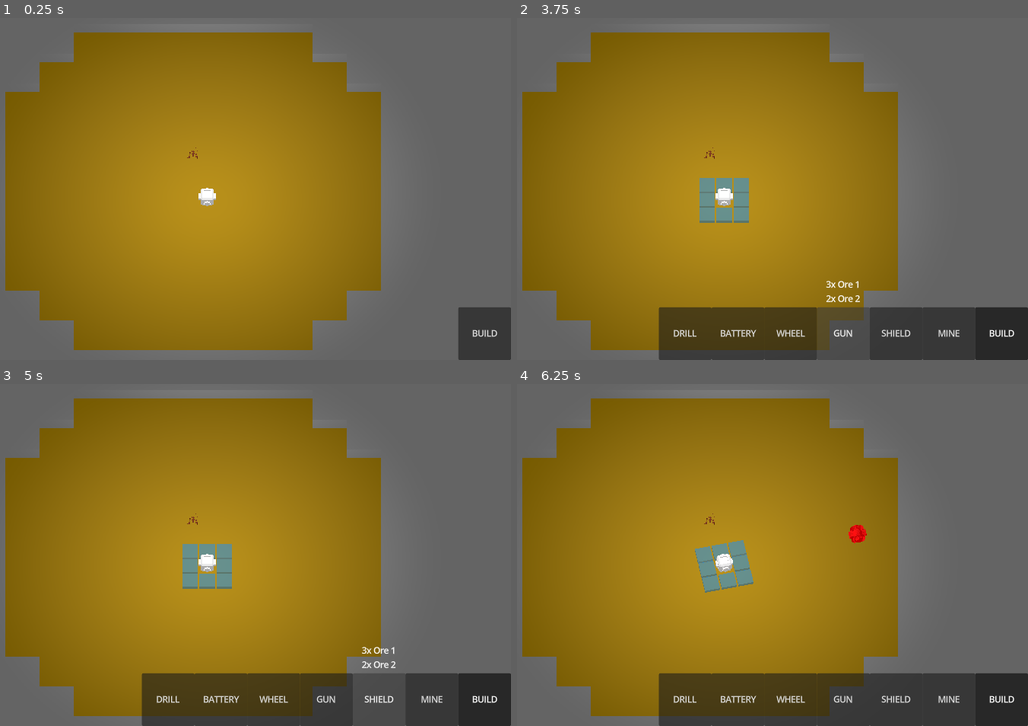
Above: before the commit, frames 1-4 (two rows, left to right).
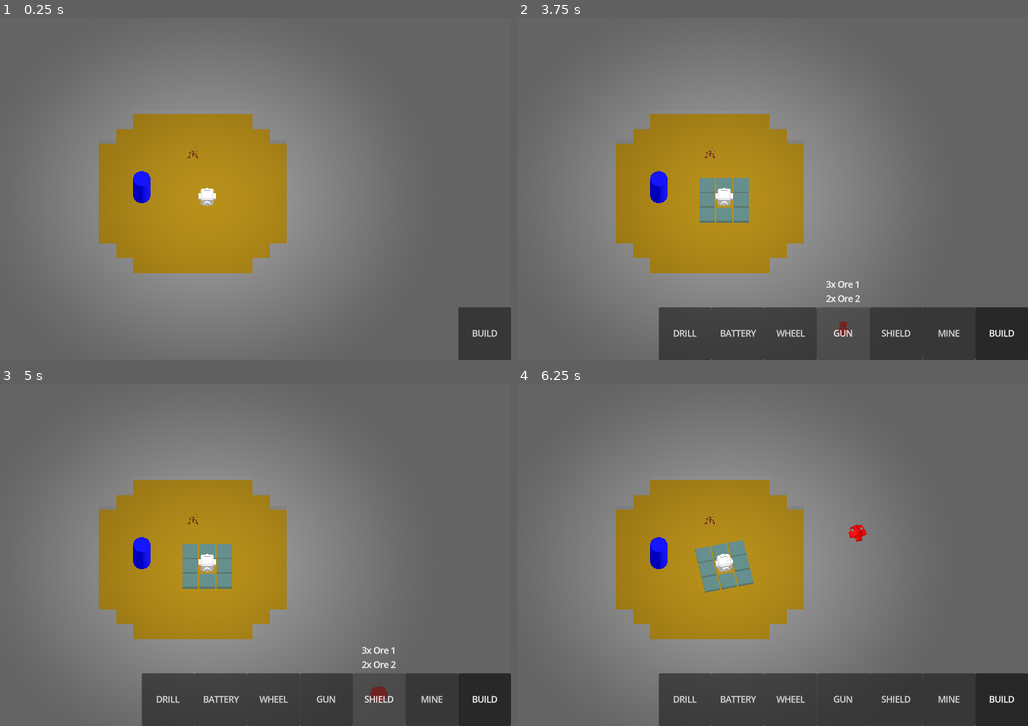
Above: after the commit, the same moments.

Repository: HedgeLizards/major
Game: Godot game, scene res://scenes/world.tscn
Same seed, same stepped clock (60 frames per second), same inputs: the game is played once before the commit and once after it. This scene is started directly instead of the project's main scene.
Inputs (mouse positions are in pixels of both pictures, inside the frame that each line leads up to):
- Up to frame 1 (0.25 s): no input
- Up to frame 2 (3.75 s): click "BUILD" at 0.5 s; click "DRILL" at 1.25 s; click "BATTERY" at 2 s; click "WHEEL" at 2.75 s; click "GUN" at 3.5 s
- Up to frame 3 (5 s): click "SHIELD" at 4.25 s
- Up to frame 4 (6.25 s): click "MINE" at 5 s; tap Enter at 5.75 s; move the mouse to (859, 537) at 5.77 s; hold D (right) from 5.78 s (still down); click (859, 537) at 5.92 s

The runs differ from the first frame. In frame 1, 46% of the frame differs, in the area x 1-75%, y 4-98%; in frame 2, 46%; in frame 3, 46%; in frame 4, 46%.
Error in both runs: Attempt to call function 'dig' in base 'null instance' on a null instance. (res://code/Vehicle.gd:179)

Commit message:
Added BGM
(Replaced music)

Diff:
--- /dev/null
+++ b/code/music.gd
@@ -0,0 +1,34 @@
+extends Node3D
+
+const MAIN = "Main";
+const COMBAT = "Combat";
+
+var tracks = [MAIN, COMBAT];
+var current_track = MAIN;
+var tween;
+
+func _ready():
+	for track in tracks:
+		AudioServer.set_bus_volume_db(AudioServer.get_bus_index(track), 0 if track == current_track else -50)
+
+func crossfade_buses(to_bus_name, duration, mute_atmosphere):
+	if to_bus_name == current_track:
+		return;
+
+	current_track = to_bus_name
+
+	var fadeout_duration = duration * AudioServer.get_bus_volume_db(AudioServer.get_bus_index(current_track)) / -50
+	var fadein_duration = fadeout_duration / 40
+
+	if tween != null:
+		tween.kill()
+
+	tween = create_tween().set_parallel()
+
+	for track in tracks:
+		var index = AudioServer.get_bus_index(track)
+
+		if track == current_track:
+			tween.tween_method(func(value): AudioServer.set_bus_volume_db(index, value), AudioServer.get_bus_volume_db(index), 0, fadein_duration)
+		else:
+			tween.tween_method(func(value): AudioServer.set_bus_volume_db(index, value), AudioServer.get_bus_volume_db(index), 0, fadein_duration)
--- /dev/null
+++ b/default_bus_layout.tres
@@ -0,0 +1,15 @@
+[gd_resource type="AudioBusLayout" format=3 uid="uid://dibd2ftar6osm"]
+
+[resource]
+bus/1/name = &"Main"
+bus/1/solo = false
+bus/1/mute = false
+bus/1/bypass_fx = false
+bus/1/volume_db = 0.0
+bus/1/send = &"Master"
+bus/2/name = &"Combat"
+bus/2/solo = false
+bus/2/mute = false
+bus/2/bypass_fx = false
+bus/2/volume_db = 0.0
+bus/2/send = &"Master"
--- /dev/null
+++ b/scenes/bgm.tscn
@@ -0,0 +1,18 @@
+[gd_scene load_steps=4 format=3 uid="uid://byo5lsrymng5k"]
+
+[ext_resource type="Script" path="res://code/music.gd" id="1_eswjt"]
+[ext_resource type="AudioStream" uid="uid://cp7da3upg5exw" path="res://audio/MUS_MAIN.ogg" id="2_k6ji5"]
+[ext_resource type="AudioStream" uid="uid://da2f0n8xle5dh" path="res://audio/MUS_COMBAT.ogg" id="3_p5ol0"]
+
+[node name="BGM" type="Node3D"]
+script = ExtResource("1_eswjt")
+
+[node name="MAIN" type="AudioStreamPlayer" parent="."]
+stream = ExtResource("2_k6ji5")
+autoplay = true
+bus = &"Main"
+
+[node name="COMBAT" type="AudioStreamPlayer" parent="."]
+stream = ExtResource("3_p5ol0")
+autoplay = true
+bus = &"Combat"
--- a/scenes/music.tscn
+++ b/scenes/music.tscn
@@ -1,6 +1,10 @@
 [gd_scene load_steps=2 format=3 uid="uid://bm0ujyi38s287"]
 
-[ext_resource type="AudioStream" uid="uid://da2f0n8xle5dh" path="res://audio/MUS_COMBAT.ogg" id="1_5ad8p"]
+[ext_resource type="Script" path="res://code/music.gd" id="1_7dvjg"]
 
-[node name="Music" type="AudioStreamPlayer"]
-stream = ExtResource("1_5ad8p")
+[node name="BGM" type="Node3D"]
+script = ExtResource("1_7dvjg")
+
+[node name="MAIN" type="AudioStreamPlayer" parent="."]
+
+[node name="COMBAT" type="AudioStreamPlayer" parent="."]
--- a/scenes/world.tscn
+++ b/scenes/world.tscn
@@ -1,10 +1,10 @@
-[gd_scene load_steps=10 format=3 uid="uid://2irnh6o5hk08"]
+[gd_scene load_steps=12 format=3 uid="uid://2irnh6o5hk08"]
 
 [ext_resource type="Script" path="res://code/world.gd" id="1_kh57m"]
 [ext_resource type="PackedScene" uid="uid://n81gfvtb48yt" path="res://scenes/build_menu.tscn" id="2_8cdw3"]
-[ext_resource type="PackedScene" uid="uid://c6eg277q0xoij" path="res://scenes/pebbles.tscn" id="3_eww8l"]
+[ext_resource type="PackedScene" path="res://scenes/pebbles.tscn" id="3_eww8l"]
 [ext_resource type="Script" path="res://code/Environment.gd" id="4_c36pg"]
-[ext_resource type="PackedScene" uid="uid://bm0ujyi38s287" path="res://scenes/music.tscn" id="4_ocrme"]
+[ext_resource type="PackedScene" uid="uid://byo5lsrymng5k" path="res://scenes/bgm.tscn" id="5_ishtc"]
 
 [sub_resource type="Environment" id="Environment_jg4cu"]
 ambient_light_source = 2
@@ -17,6 +17,11 @@
 [sub_resource type="StandardMaterial3D" id="StandardMaterial3D_leg26"]
 albedo_color = Color(0.639216, 0.494118, 0.0431373, 1)
 
+[sub_resource type="StandardMaterial3D" id="StandardMaterial3D_sdyhi"]
+albedo_color = Color(0, 0, 1, 1)
+
+[sub_resource type="CylinderMesh" id="CylinderMesh_pcac1"]
+
 [sub_resource type="MeshLibrary" id="MeshLibrary_l5dm3"]
 
 [node name="World" type="Node3D"]
@@ -28,6 +33,11 @@
 [node name="Floor" type="MeshInstance3D" parent="."]
 mesh = SubResource("PlaneMesh_l287f")
 surface_material_override/0 = SubResource("StandardMaterial3D_leg26")
+
+[node name="MeshInstance3D" type="MeshInstance3D" parent="."]
+transform = Transform3D(1, 0, 0, 0, 1, 0, 0, 0, 1, -3, 1, 0)
+material_override = SubResource("StandardMaterial3D_sdyhi")
+mesh = SubResource("CylinderMesh_pcac1")
 
 [node name="Players" type="Node3D" parent="."]
 
@@ -45,7 +55,6 @@
 mesh_library = SubResource("MeshLibrary_l5dm3")
 
 [node name="Environment" type="Node3D" parent="."]
-transform = Transform3D(2, 0, 0, 0, 2, 0, 0, 0, 2, 0, 0, 0)
 script = ExtResource("4_c36pg")
 
-[node name="Music" parent="." instance=ExtResource("4_ocrme")]
+[node name="BGM" parent="." instance=ExtResource("5_ishtc")]
